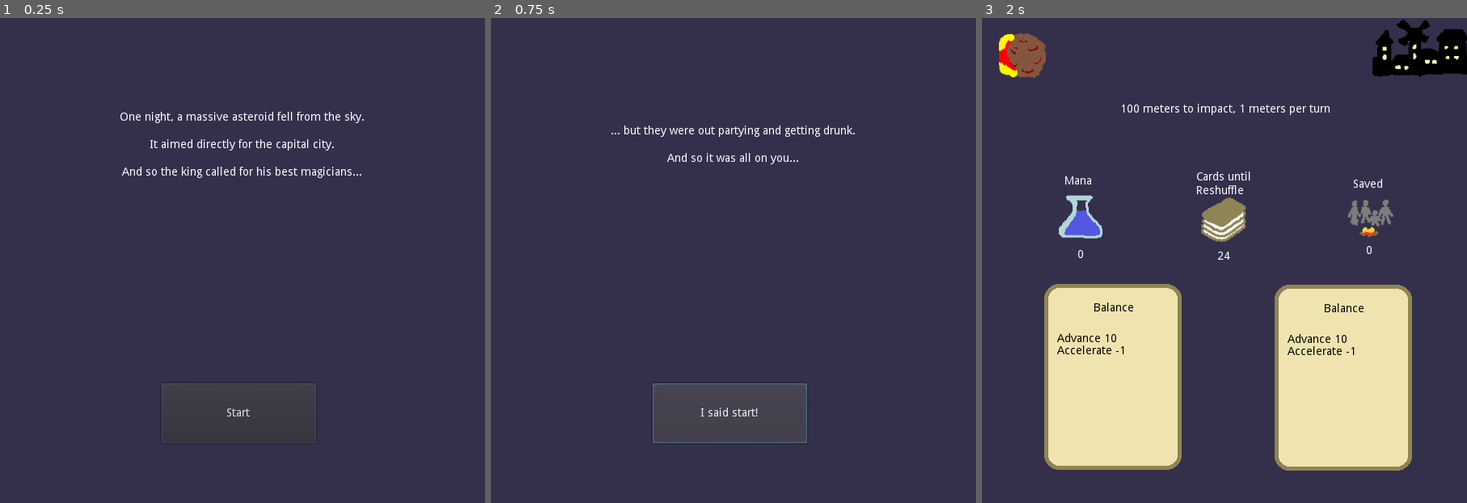
Above: before the commit, frames 1-3 (left to right).
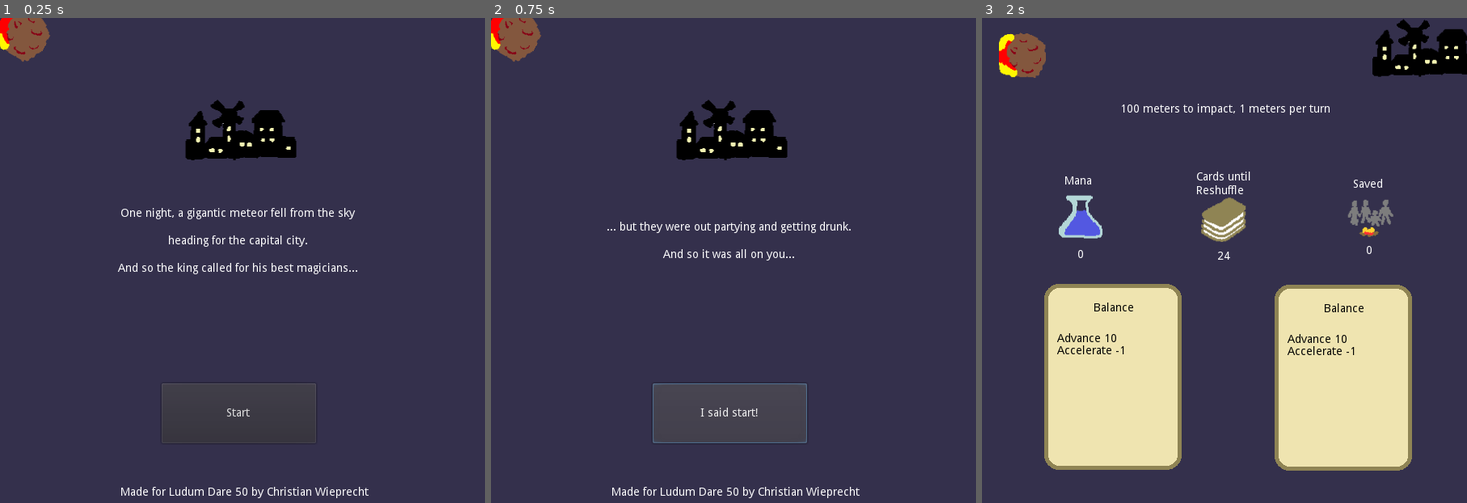
Above: after the commit, the same moments.

Repository: cwiep/ld50-delay-the-inevitable
Game: Godot game, scene res://scenes/Intro.tscn
Two runs of this game, one before a commit and one after it. Both use one fixed random seed, a clock stepped at 60 frames per second and the inputs below.
Inputs:
- Up to frame 1 (0.25 s): no input
- Up to frame 2 (0.75 s): click "Start" at 0.5 s
- Up to frame 3 (2 s): click "I said start!" at 1.25 s

The runs differ from the first frame. In frame 1, 4.5% of the frame differs, in the area x 0-76%, y 0-99%; in frame 2, 3.8%; in frame 3, nothing differs.

Commit message:
Add images and credits to intro scene

Diff:
--- a/scenes/Intro.tscn
+++ b/scenes/Intro.tscn
@@ -1,6 +1,8 @@
-[gd_scene load_steps=2 format=2]
+[gd_scene load_steps=4 format=2]
 
 [ext_resource path="res://scripts/Intro.gd" type="Script" id=1]
+[ext_resource path="res://gfx/city.png" type="Texture" id=2]
+[ext_resource path="res://gfx/rock.png" type="Texture" id=3]
 
 [node name="Intro" type="Control"]
 anchor_right = 1.0
@@ -11,13 +13,13 @@
 }
 
 [node name="Label" type="Label" parent="."]
-margin_left = 62.4564
-margin_top = 64.0299
-margin_right = 538.456
-margin_bottom = 251.03
-text = "One night, a massive asteroid fell from the sky.
+margin_left = 57.1591
+margin_top = 182.69
+margin_right = 533.159
+margin_bottom = 369.69
+text = "One night, a gigantic meteor fell from the sky
 
-It aimed directly for the capital city.
+heading for the capital city.
 
 And so the king called for his best magicians..."
 align = 1
@@ -35,4 +37,20 @@
 __meta__ = {
 "_edit_use_anchors_": false
 }
+
+[node name="rock" type="Sprite" parent="."]
+position = Vector2( 27.3491, 20.2447 )
+rotation = 0.513127
+texture = ExtResource( 3 )
+
+[node name="city" type="Sprite" parent="."]
+position = Vector2( 298.572, 149.499 )
+texture = ExtResource( 2 )
+
+[node name="Credits" type="Label" parent="."]
+margin_left = 149.384
+margin_top = 579.526
+margin_right = 456.384
+margin_bottom = 593.526
+text = "Made for Ludum Dare 50 by Christian Wieprecht"
 [connection signal="pressed" from="Start" to="." method="_on_Start_pressed"]
